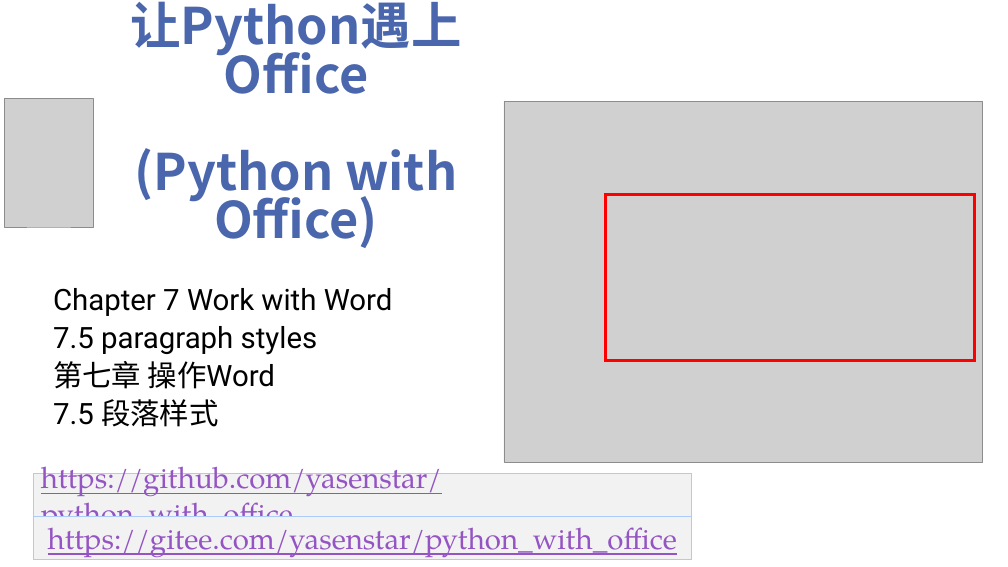
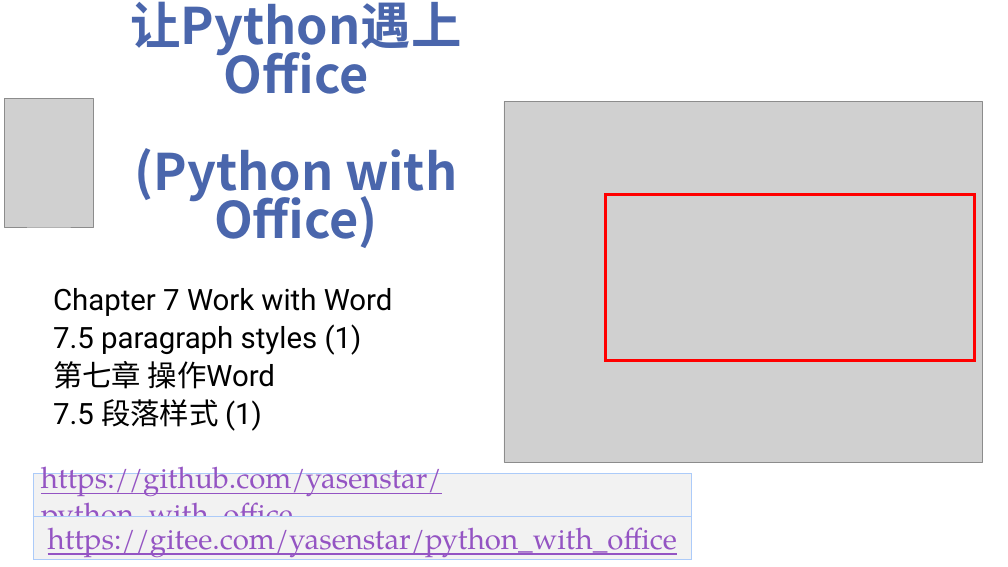
Before and after one commit to yasenstar/python_with_office, a slide deck: slide 45 of Python-with-Office-Video_Covers.pptx. Drawn at 1008x567 pixels with LibreOffice and Linux fonts; fonts in the diff are those of the drawing; grey boxes stand for pictures; background and template pictures are left out. Boxes give left, top, right and bottom in pixels: in the first picture for what was removed or moved away, otherwise in the second. Text is boxed around its words. In the diff, an @@ line names an element or a change of style, - is before the commit and + after.

```diff
--- a/Python-with-Office-Video_Covers.pptx
+++ b/Python-with-Office-Video_Covers.pptx
@@ subtitle at (53, 324, 362, 355): text changed @@
-7.5 paragraph styles
+7.5 paragraph styles (1)
@@ subtitle at (53, 399, 262, 431): text changed @@
-7.5 段落样式
+7.5 段落样式 (1)
```
Also in this commit, not shown: 1 other slide changed, 2 slides added, 1 other file.
